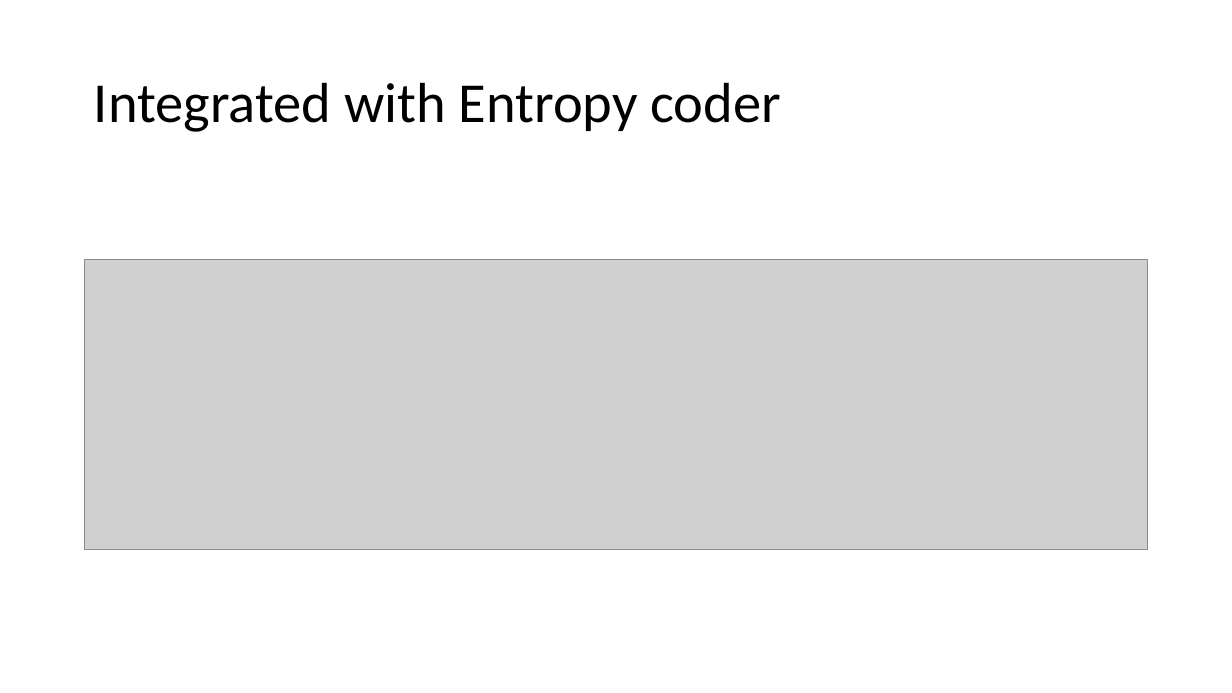
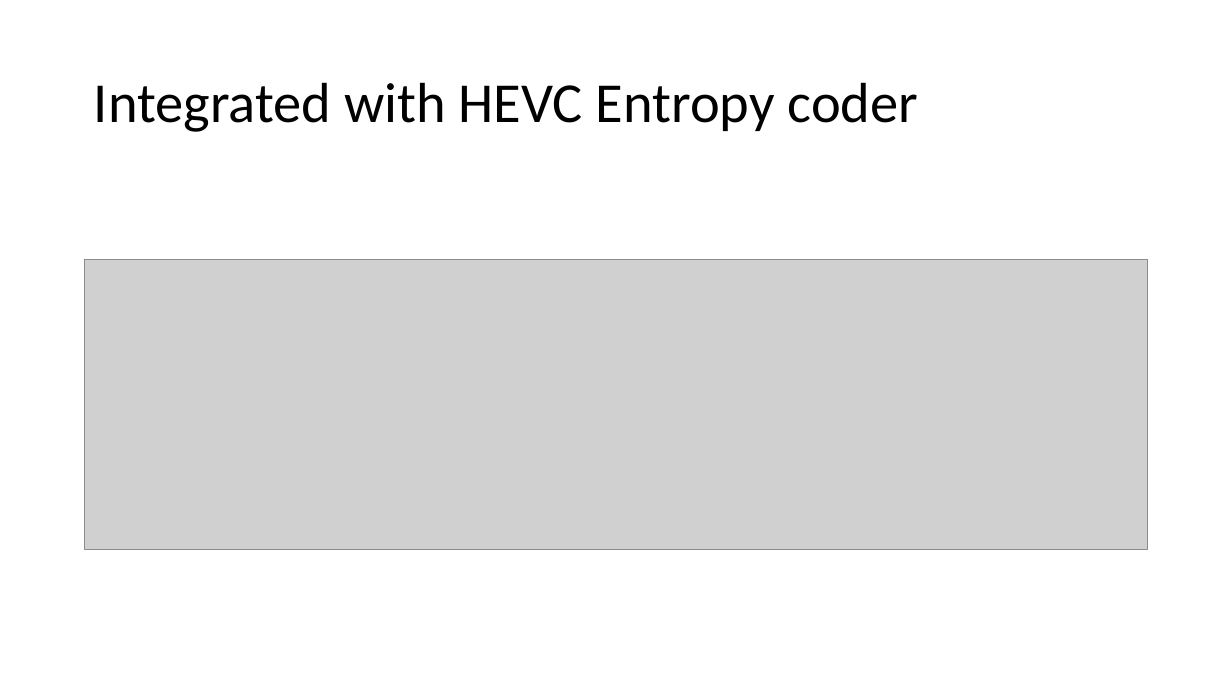
Before and after one commit to lepaulse/fifo, a slide deck: slide 11 of Asynchronous FIFO.pptx (slide 13 before the commit). Drawn at 1232x693 pixels with LibreOffice and Linux fonts; fonts in the diff are those of the drawing; grey boxes stand for pictures. Boxes give left, top, right and bottom in pixels: in the first picture for what was removed or moved away, otherwise in the second. Text is boxed around its words. In the diff, an @@ line names an element or a change of style, - is before the commit and + after.

```diff
--- a/Asynchronous FIFO.pptx
+++ b/Asynchronous FIFO.pptx
@@ title at (94,82,919,132): text changed @@
-Integrated with Entropy coder
+Integrated with HEVC Entropy coder
```
Also in this commit, not shown: 4 other slides changed, 1 slide added, 4 slides removed, 1 other file.
